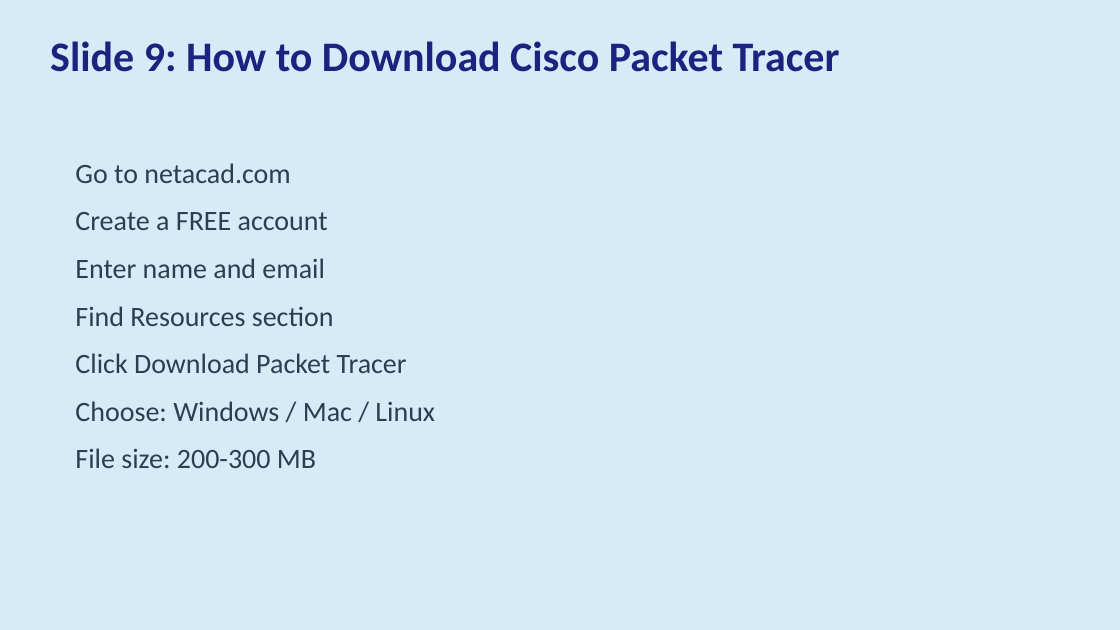
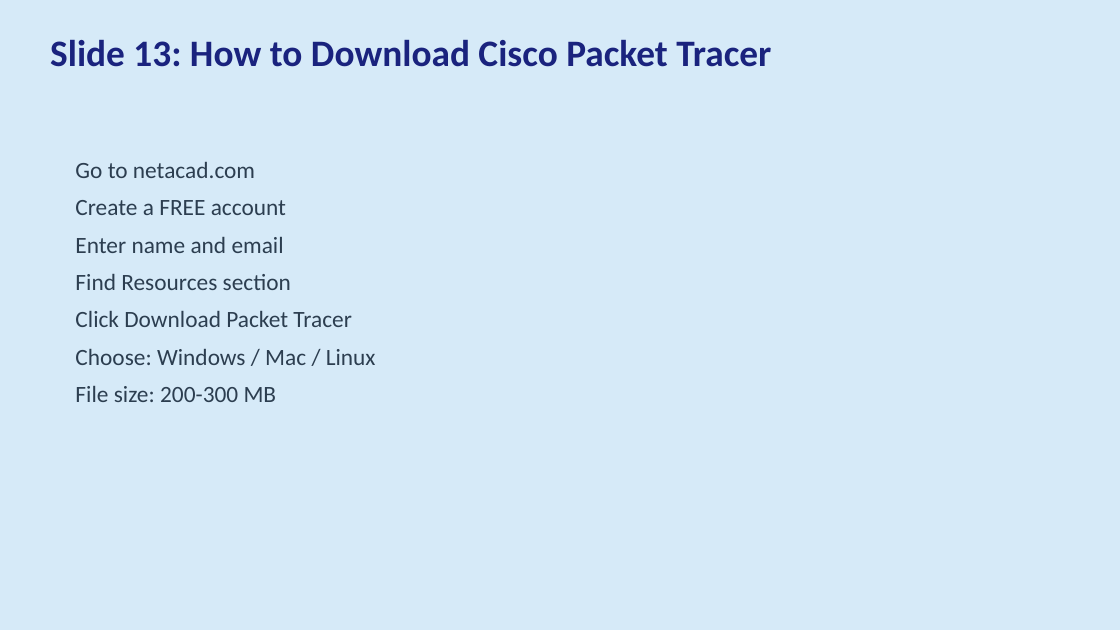
Before and after one commit to lavagunzspray520/Cisco-Packet-Tracer-Project-VIdeo2, a slide deck: slide 13 of webinar/Cisco_Packet_Tracer_Presentation.pptx (slide 9 before the commit). Drawn at 1120x630 pixels with LibreOffice and Linux fonts; fonts in the diff are those of the drawing. Boxes give left, top, right and bottom in pixels: in the first picture for what was removed or moved away, otherwise in the second. Text is boxed around its words. In the diff, an @@ line names an element or a change of style, - is before the commit and + after.

```diff
--- a/webinar/Cisco_Packet_Tracer_Presentation.pptx
+++ b/webinar/Cisco_Packet_Tracer_Presentation.pptx
@@ text at (50, 39, 771, 67): text changed; size 36 to 32 pt @@
-Slide 9: How to Download Cisco Packet Tracer
+Slide 13: How to Download Cisco Packet Tracer
@@ text "Go to netacad.com" at (75, 162, 376, 402): size 24 to 20 pt; less space between paragraphs @@
```
Also in this commit, not shown: 9 other slides changed, 50 slides added, 30 slides removed, 2 other files.
